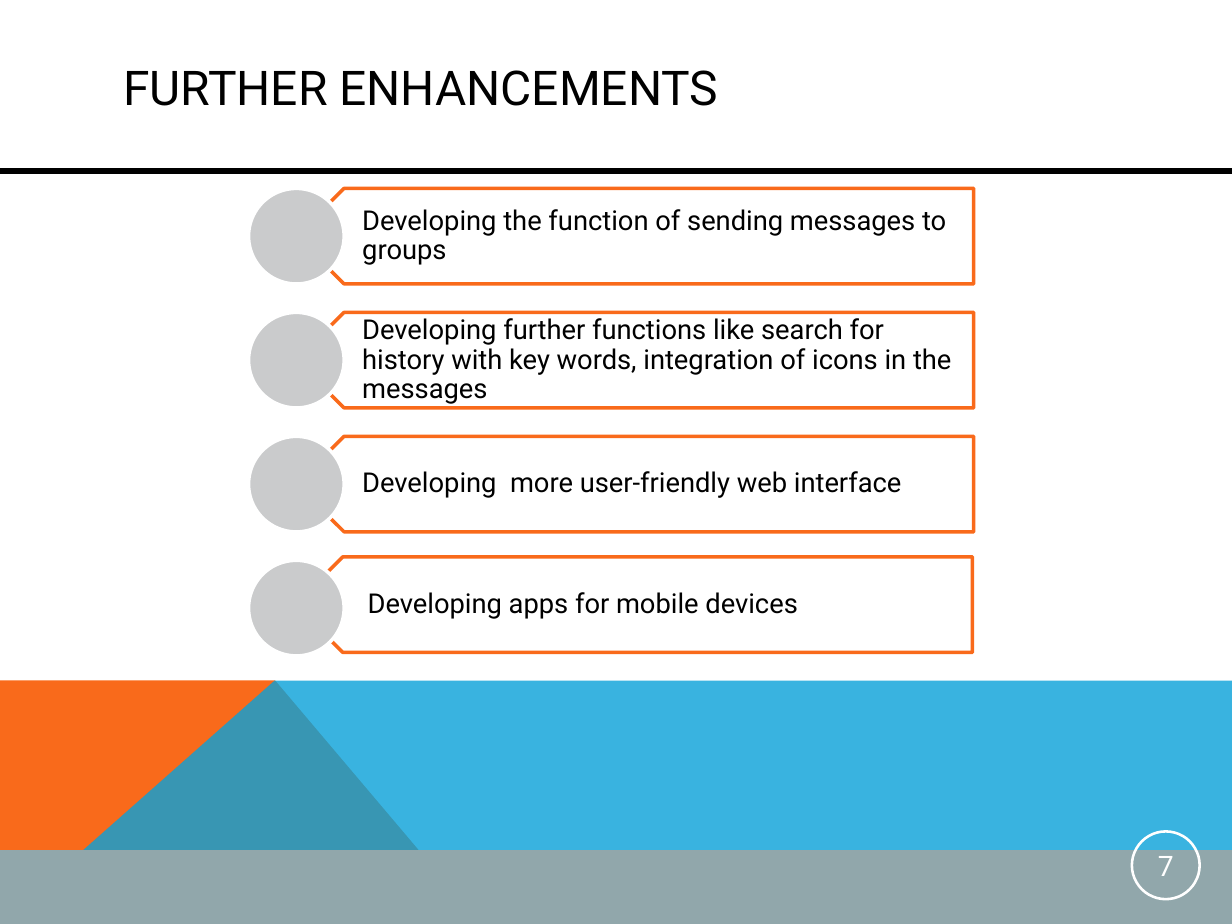
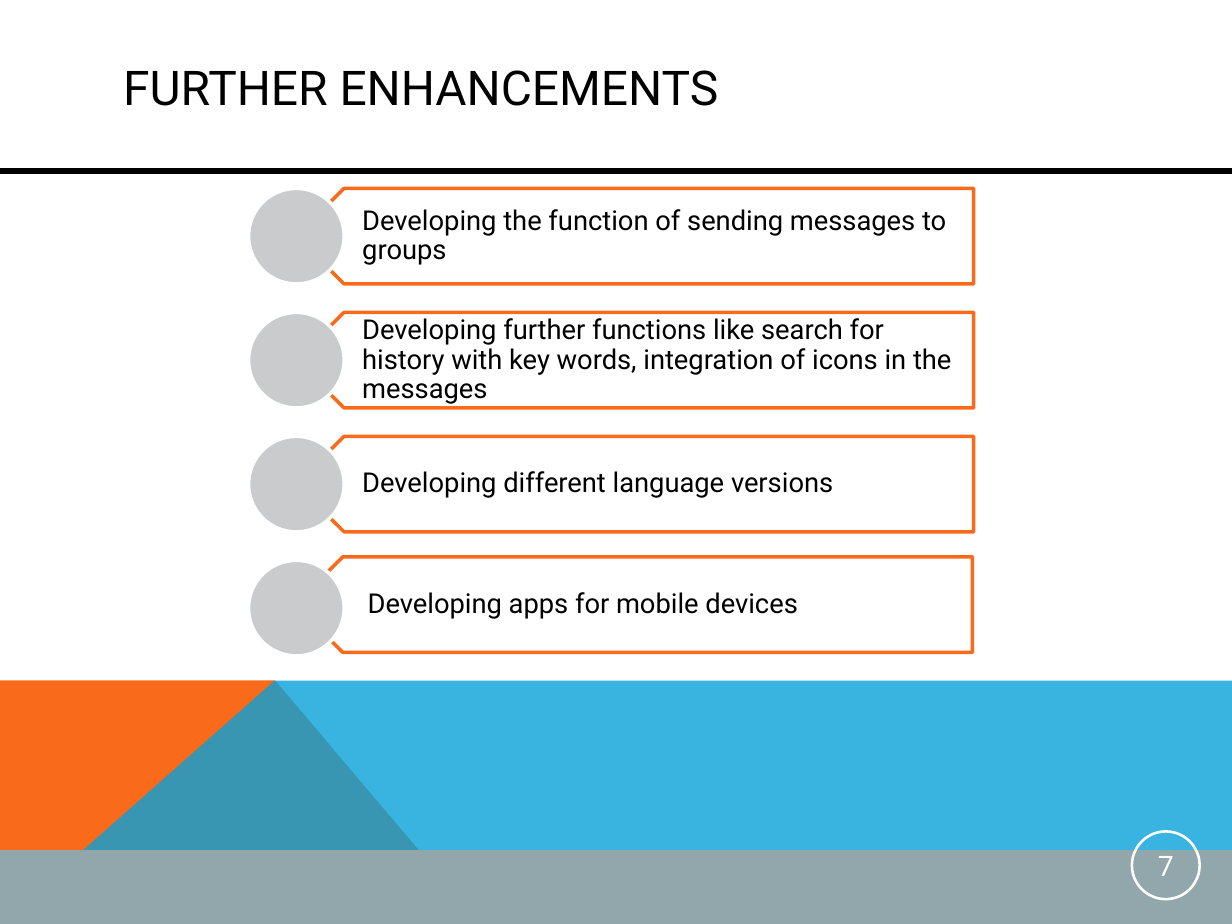
Before and after one commit to mdger/UGNM_Instantmessaging, a slide deck: slide 7 of UGNM_Instantmessaging/doc/PresentationIM.pptx. Drawn at 1232x924 pixels with LibreOffice and Linux fonts; fonts in the diff are those of the drawing. Boxes give left, top, right and bottom in pixels: in the first picture for what was removed or moved away, otherwise in the second. Text is boxed around its words. In the diff, an @@ line names an element or a change of style, - is before the commit and + after.

Commit message:
Presentation

```diff
--- a/UGNM_Instantmessaging/doc/PresentationIM.pptx
+++ b/UGNM_Instantmessaging/doc/PresentationIM.pptx
@@ text at (362, 471, 833, 498): text changed @@
-Developing more user-friendly web interface
+Developing different language versions
```
Also in this commit, not shown: 1 other slide changed.
